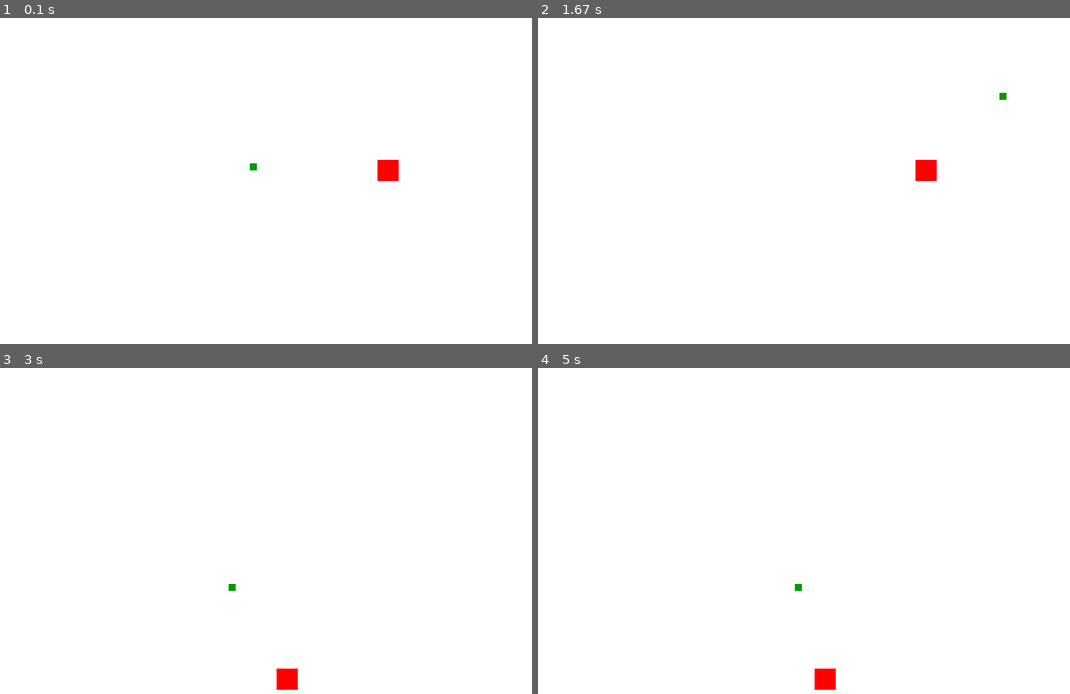
Above: before the commit, frames 1-4 (two rows, left to right).
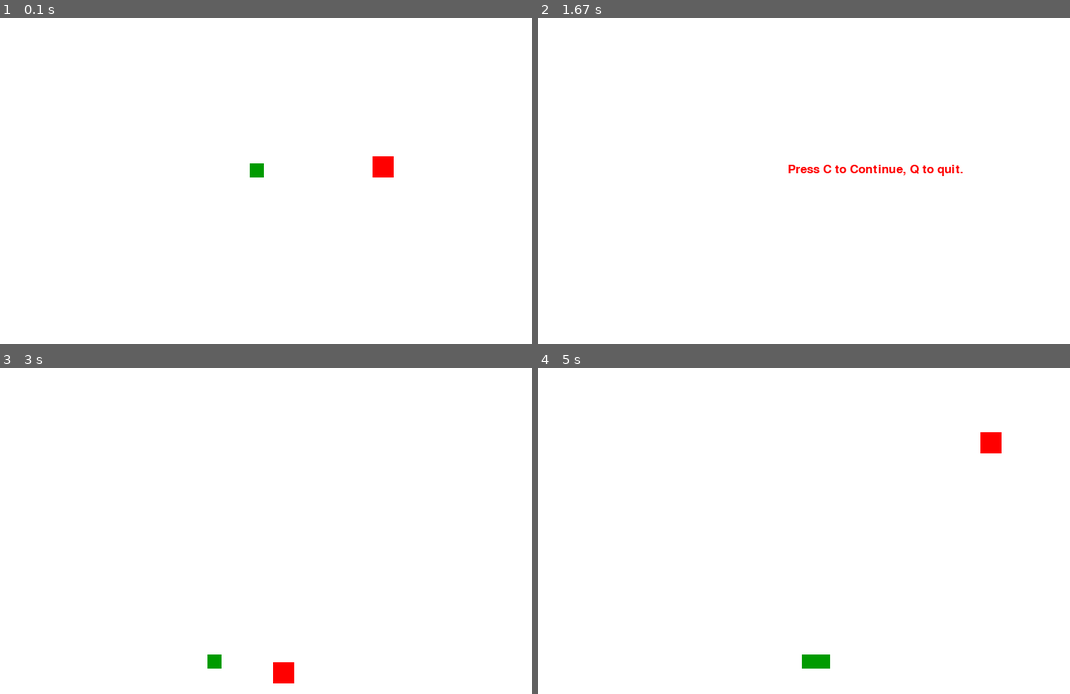
Above: after the commit, the same moments.

Repository: NikhilHeda/PyGame---Practice
Game: pygame game, started from code.py
Same seed, same stepped clock (60 frames per second), same inputs: the game is played once before the commit and once after it.
Inputs:
- Up to frame 1 (0.1 s): no input
- Up to frame 2 (1.67 s): hold Right 0.33-0.8 s; hold Up 0.83-1.13 s; hold Right 1.17-1.63 s
- Up to frame 3 (3 s): tap C at 2.23 s; hold Down 2.57-2.87 s; hold Left from 2.9 s (still down)
- Up to frame 4 (5 s): release Left at 3.3 s; hold Up 3.33-3.7 s; hold Right 3.73-4.37 s; hold Down 4.4-4.77 s; hold Left from 4.8 s (still down)

The runs differ from the first frame. In frame 1, 0.3% of the frame differs, in the area x 46-75%, y 42-50%; in frame 2, 0.6%; in frame 3, 0.4%; in frame 4, 0.8%, in the area x 48-88%, y 19-99%.

Commit message:
Handling collisions

Diff:
--- a/code.py
+++ b/code.py
@@ -19,7 +19,7 @@
 
 FPS = 30
 
-block_size = 10
+block_size = 20
 
 font = pygame.font.SysFont(None, 25)
 
@@ -114,11 +114,19 @@
 			randAppleY = round( random.randrange(0, display_height - block_size) / 10.0 ) * 10
 		'''
 
+		'''
 		if  randAppleX <= lead_x <= randAppleX + appleThickness:
 			if  randAppleY <= lead_y <= randAppleY + appleThickness:
 				snakeLength += 1
 				randAppleX = round( random.randrange(0, display_width - block_size) )# / 10.0 ) * 10
 				randAppleY = round( random.randrange(0, display_height - block_size) )# / 10.0 ) * 10
+		'''
+
+		if  randAppleX < lead_x < randAppleX + appleThickness or randAppleX < lead_x + block_size < randAppleX + appleThickness:
+			if  randAppleY < lead_y < randAppleY + appleThickness or randAppleY < lead_y + block_size < randAppleY + appleThickness:
+				snakeLength += 1
+				randAppleX = round( random.randrange(0, display_width - block_size) ) # / 10.0 ) * 10
+				randAppleY = round( random.randrange(0, display_height - block_size) ) # / 10.0 ) * 10
 
 		clock.tick(FPS)
 
Not shown, removed: notes.txt
